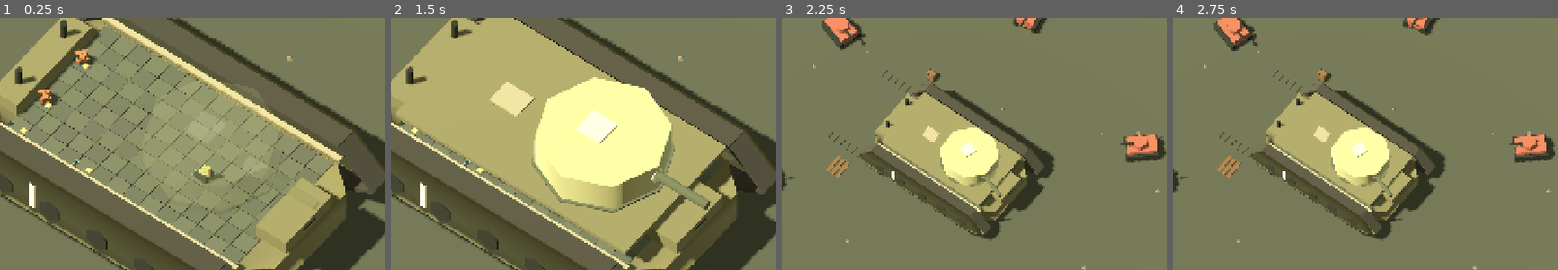
Above: before the commit, frames 1-4 (left to right).
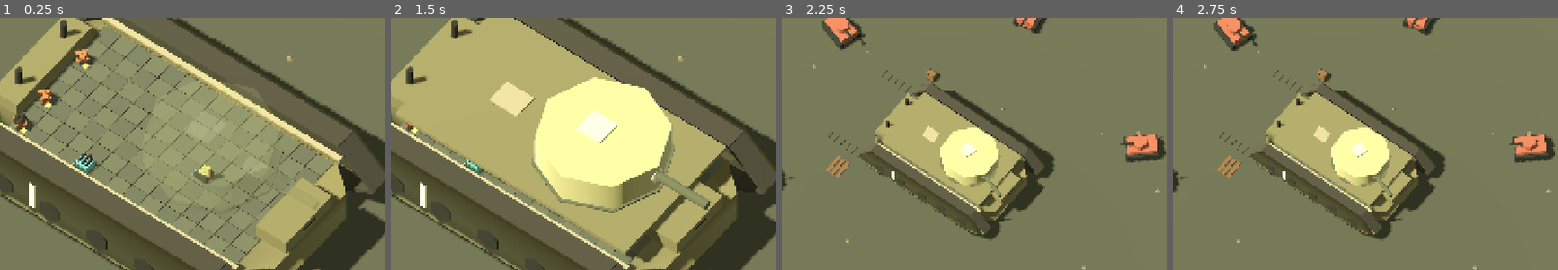
Above: after the commit, the same moments.

Repository: dicenull/last-supply-line
Game: Godot game, scene res://main.tscn
Same seed, same stepped clock (60 frames per second), same inputs: the game is played once before the commit and once after it.
Inputs (mouse positions are % of the whole screen's width and height, from its top left):
- Up to frame 1 (0.25 s): no input
- Up to frame 2 (1.5 s): click (92, 5) at 0.5 s; click (79, 5) at 1.27 s
- Up to frame 3 (2.25 s): click (69, 5) at 2 s
- Up to frame 4 (2.75 s): no input
The pictures show only the part of the screen within x 17-67%, y 17-67%; the shares and areas given below are measured in that part.

The runs differ from the first frame. In frame 1, 0.6% of the frame differs, in the area x 2-27%, y 38-63%; in frame 2, 0.2%; in frame 3, nothing differs; in frame 4, nothing differs.
Error in both runs: Invalid access to property or key 'coal' on a base object of type 'Dictionary'. (res://scripts/factory_view.gd:286)

Commit message:
feat: add visible coal fuel and refinery equipment

Diff:
--- a/scripts/pixel_icons.gd
+++ b/scripts/pixel_icons.gd
@@ -7,7 +7,7 @@
 	"rust":"905238", "rust_hi":"cb8651", "red":"a94735", "fire":"f39d3c", "yellow":"ffe88a",
 	"steel":"7f9e9f", "steel_hi":"c3dcce", "steel_dark":"466469", "inlet":"70d4cc", "wood":"80613e", "wood_hi":"b38d55"
 }
-const KINDS = ["scrap","steel","shell","belt","furnace","press","splitter","depot","source","gun","play","pause","erase","rotate","reset","undo","save","load","example","clock","roof","roof_open","camera","battle","shield","victory","defeat"]
+const KINDS = ["scrap","steel","shell","belt","furnace","press","splitter","depot","source","gun","play","pause","erase","rotate","reset","undo","save","load","example","clock","roof","roof_open","camera","battle","shield","victory","defeat","coal","fuel","refinery","engine","coal_source","move"]
 var cache: Dictionary = {}
 var canvas: Image
 
@@ -205,6 +205,32 @@
 			if kind == "roof_open":
 				rect(15,3,3,5,"gold_hi")
 				poly([[11,5],[20,5],[16,1]],"cream")
+		"coal", "coal_source":
+			poly([[3,20],[7,9],[16,4],[24,10],[29,22],[19,28],[7,27]],"ink")
+			poly([[7,9],[16,4],[18,15],[10,20]],"shade")
+			poly([[18,15],[24,10],[29,22],[21,21]],"deep")
+			line(Vector2i(9,10),Vector2i(14,7),"steel")
+		"fuel":
+			plate(7,5,19,24,"steel_dark")
+			rect(8,7,16,3,"steel_hi")
+			rect(8,23,16,3,"gold")
+			poly([[16,11],[11,19],[13,22],[19,22],[22,19]],"gold_hi")
+		"refinery":
+			plate(3,7,12,22,"steel_dark")
+			plate(5,3,8,5,"steel")
+			plate(21,13,8,16,"gold")
+			line(Vector2i(11,6),Vector2i(25,12),"steel_hi",3)
+			rect(6,22,6,5,"fire")
+			rect(5,10,3,9,"steel_hi")
+		"engine":
+			plate(3,12,25,16,"steel_dark")
+			for x in [6,13,20]: plate(x,7,5,9,"steel")
+			plate(24,3,4,11,"deep")
+			disk(10,23,5,"bronze")
+			disk(10,23,3,"gold_hi")
+		"move":
+			disk(16,16,12,"steel_dark")
+			poly([[16,4],[25,24],[16,20],[7,24]],"gold_hi")
 		"battle":
 			line(Vector2i(5,5),Vector2i(25,25),"steel_hi",3)
 			line(Vector2i(25,5),Vector2i(5,25),"gold_hi",3)
--- a/scripts/tank_world.gd
+++ b/scripts/tank_world.gd
@@ -120,6 +120,7 @@
 	material("inlet","70d4cc",0,0.25)
 	material("outlet","ffcf65",0,0.25)
 	material("kiln","ae4f32")
+	material("fuel","5b9b99")
 	for spec in [["turret_armor","8f916c",0.12],["turret_edge","c6bd91",0.18],["turret_dark","505644",0.22]]:
 		var translucent = material(spec[0],spec[1])
 		translucent.transparency = BaseMaterial3D.TRANSPARENCY_ALPHA
@@ -326,11 +327,11 @@
 		var port = Node3D.new()
 		parent.add_child(port)
 		port.rotation.y = -side*PI/2
-		if kind != "source" and side in inputs:
+		if kind not in ["source","coal_source"] and side in inputs:
 			# Recessed receiving tray; geometry communicates flow without small arrows.
 			box(port,Vector3(0.43,0.16,-0.19),Vector3(0.14,0.05,0.25),"dark")
 			for z in [-0.32,-0.06]: box(port,Vector3(0.43,0.20,z),Vector3(0.14,0.035,0.035),"inlet")
-		if kind != "gun" and (side == 0 or (kind == "splitter" and side == 1)):
+		if kind not in ["gun","engine"] and (side == 0 or (kind == "splitter" and side == 1)):
 			box(port,Vector3(0.35,0.17,0.18),Vector3(0.26,0.055,0.27),"outlet")
 
 func machine(kind: String, parent: Node3D, inputs: Array = [2]) -> Dictionary:
@@ -369,13 +370,23 @@
 			for x in [-0.19,0,0.19]:
 				cylinder(parent,Vector3(x,0.33,-0.30),0.055,0.22,"shell",6)
 				cylinder(parent,Vector3(x,0.48,-0.30),0.055,0.09,"tip",6,0)
-		"source":
+		"source", "coal_source":
 			cylinder(parent,Vector3(0,0.32,0),0.22,0.46,"rust",4,0.44)
 			box(parent,Vector3(0,0.56,0),Vector3(0.56,0.025,0.56),"dark")
 			for offset in [Vector3(-0.15,0.57,0),Vector3(0.12,0.59,0.13),Vector3(0.03,0.57,-0.17)]:
-				var scrap = make_good("scrap")
+				var scrap = make_good("coal" if kind == "coal_source" else "scrap")
 				parent.add_child(scrap)
 				scrap.position = offset
+		"refinery":
+			box(parent,Vector3(0,0.10,0),Vector3(0.65,0.14,0.65),"dark")
+			cylinder(parent,Vector3(-0.14,0.58,0),0.19,0.92,"fuel",6)
+			cylinder(parent,Vector3(0.19,0.39,0),0.14,0.52,"brass",6)
+			beam(parent,Vector3(-0.14,0.98,0),Vector3(0.19,0.65,0),0.045,"steel")
+			box(parent,Vector3(-0.14,0.18,0.19),Vector3(0.18,0.15,0.025),"fire")
+		"engine":
+			box(parent,Vector3(0,0.26,0),Vector3(0.68,0.44,0.60),"fuel")
+			for x in [-0.22,0,0.22]: box(parent,Vector3(x,0.53,0),Vector3(0.09,0.16,0.5),"dark")
+			cylinder(parent,Vector3(0.19,0.77,-0.17),0.07,0.35,"dark",6)
 		"gun":
 			box(parent,Vector3(0,0.22,0),Vector3(0.62,0.40,0.62),"dark")
 			for z in [-0.18,0,0.18]:
@@ -392,6 +403,12 @@
 		"scrap":
 			var a = box(n,Vector3(0,0.06,0),Vector3(0.3,0.12,0.21),"rust")
 			a.rotation_degrees = Vector3(15,20,10)
+		"coal":
+			var chunk = cylinder(n,Vector3(0,0.12,0),0.19,0.23,"coal",5,0.11)
+			chunk.rotation.z = 0.2
+		"fuel":
+			cylinder(n,Vector3(0,0.16,0),0.13,0.3,"fuel",6)
+			for y in [0.06,0.25]: cylinder(n,Vector3(0,y,0),0.14,0.035,"brass",6)
 		"steel":
 			box(n,Vector3(0,0.08,0),Vector3(0.42,0.16,0.28),"steel")
 		"shell":
@@ -403,7 +420,7 @@
 	return n
 
 func good_height(kind: String) -> float:
-	return {"furnace":0.83,"press":0.38,"source":0.4,"depot":0.35,"gun":0.4}.get(kind,0.25)
+	return {"furnace":0.83,"press":0.38,"source":0.4,"depot":0.35,"gun":0.4,"refinery":1.08,"engine":0.65,"coal_source":0.6}.get(kind,0.25)
 
 func item_frames(factory) -> Array:
 	var frames: Array = []
@@ -442,7 +459,7 @@
 				var neighbor: Vector2i = p+F.DIRS[side]
 				if not factory.cells.has(neighbor): continue
 				var upstream: Dictionary = factory.cells[neighbor]
-				if upstream.kind == "gun": continue
+				if upstream.kind in ["gun","engine"]: continue
 				var toward = (side+2)%4
 				if upstream.dir == toward or (upstream.kind == "splitter" and (upstream.dir+1)%4 == toward):
 					inputs.append((side-c.dir+4)%4)
